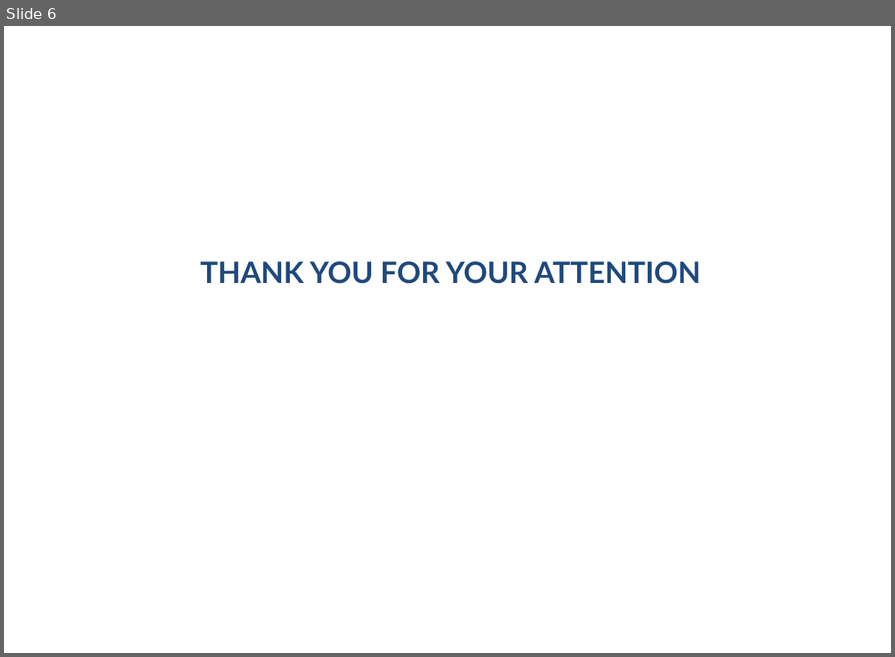
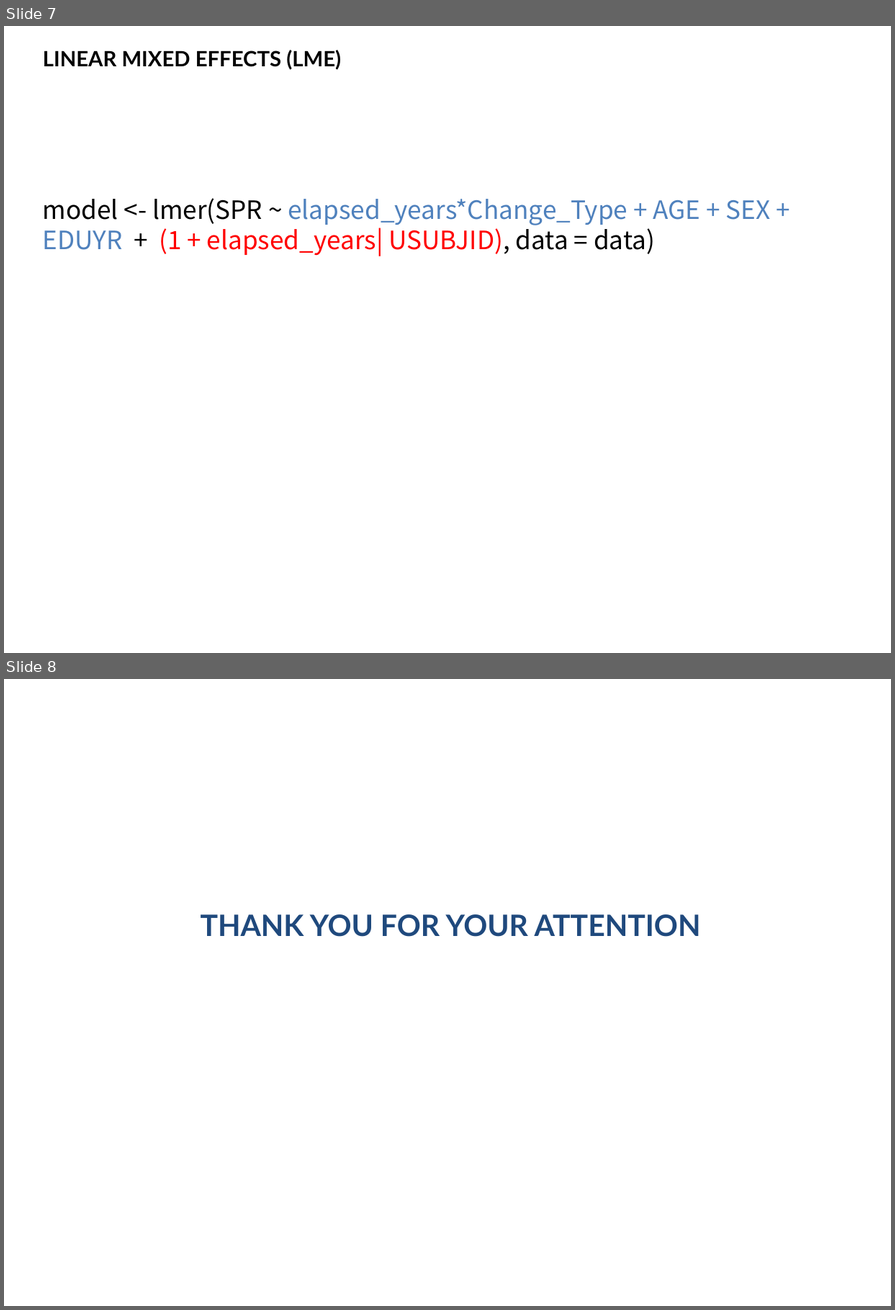
Before and after one commit to tranleminhtrial5/LongitudinalNC, a slide deck: Prospective Study MCI BIA.pptx. Shown one above the other, each under a label of ours: slide 6 before the commit, slides 7 and 8 after it. The pictures are 895x657 and 895x1310 pixels, drawn with LibreOffice and Linux fonts; fonts in the diff are those of the drawing; background and template pictures are left out. Boxes give left, top, right and bottom in pixels: in the first picture for what was removed or moved away, otherwise in the second. Text is boxed around its words. In the diff, an @@ line names an element or a change of style, - is before the commit and + after.

```diff
--- a/Prospective Study MCI BIA.pptx
+++ b/Prospective Study MCI BIA.pptx
@@ slide 7 added at box(4, 26, 891, 653), background picture (left out) @@
@@ text added at box(43, 50, 341, 70), 20 pt, text #000000, bold @@
+LINEAR MIXED EFFECTS (LME)
@@ text added at box(43, 198, 771, 256), 24 pt, text #4F81BD @@
+model <- lmer(SPR ~ elapsed_years*Change_Type + AGE + SEX + EDUYR + (1 + elapsed_years| USUBJID), data = data)
@@ what was slide 6 is now slide 8 @@
```
Also in this commit, not shown: 3 slides changed, 3 other slides added, 2 slides removed, 5 other files.
